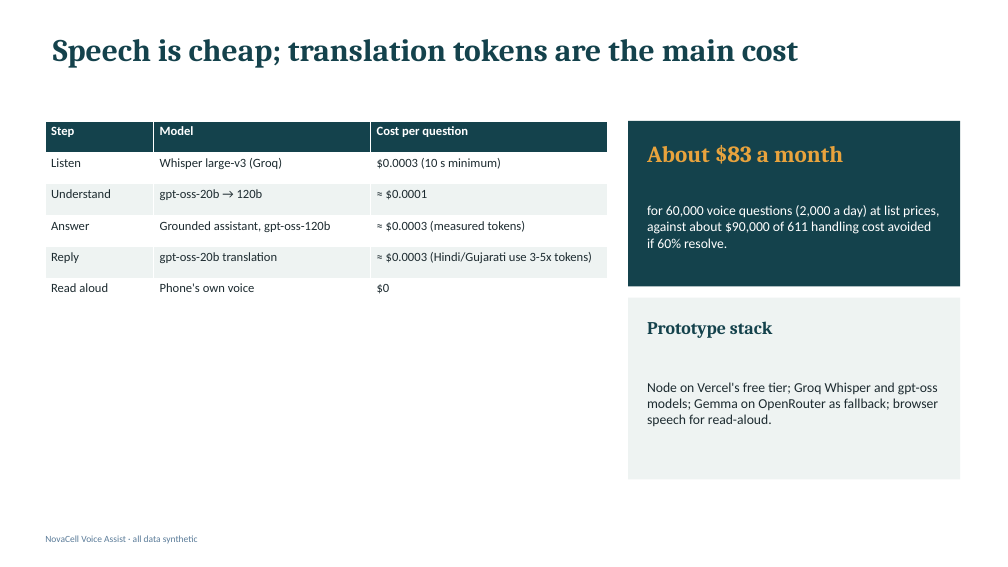
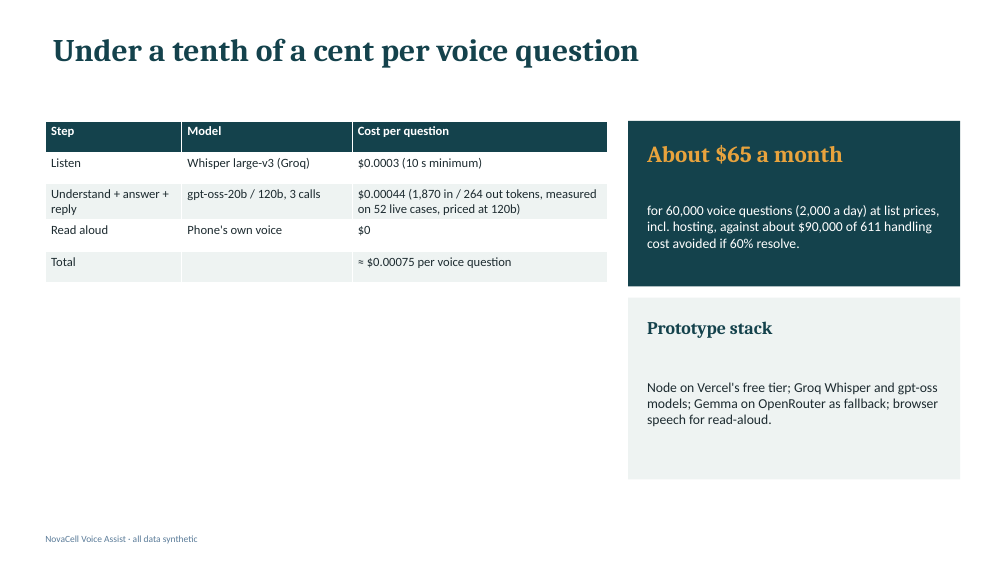
Before and after one commit to ashokburasiya93/novacell-voice-assist, a slide deck: slide 10 of deliverables/6. Presentation - NovaCell Voice Assist.pptx. Drawn at 1008x567 pixels with LibreOffice and Linux fonts; fonts in the diff are those of the drawing. Boxes give left, top, right and bottom in pixels: in the first picture for what was removed or moved away, otherwise in the second. Text is boxed around its words. In the diff, an @@ line names an element or a change of style, - is before the commit and + after.

```diff
--- a/deliverables/6. Presentation - NovaCell Voice Assist.pptx
+++ b/deliverables/6. Presentation - NovaCell Voice Assist.pptx
@@ title at [53, 38, 639, 68]: text changed @@
-Speech is cheap; translation tokens are the main cost
+Under a tenth of a cent per voice question
@@ table at [45, 121, 607, 278] @@
-row 3: Understand | gpt-oss-20b → 120b | ≈ $0.0001
-row 4: Answer | Grounded assistant, gpt-oss-120b | ≈ $0.0003 (measured tokens)
-row 5: Reply | gpt-oss-20b translation | ≈ $0.0003 (Hindi/Gujarati use 3-5x tokens)
+row 3: Understand + answer + reply | gpt-oss-20b / 120b, 3 calls | $0.00044 (1,870 in / 264 out tokens, measured on 52 live cases, priced at 120b)
+row 5: Total |  | ≈ $0.00075 per voice question
@@ text at [647, 145, 843, 164]: text changed @@
-About $83 a month
+About $65 a month
@@ text at [647, 205, 939, 248]: text changed @@
-for 60,000 voice questions (2,000 a day) at list prices, against about $90,000 of 611 handling cost avoided if 60% resolve.
+for 60,000 voice questions (2,000 a day) at list prices, incl. hosting, against about $90,000 of 611 handling cost avoided if 60% resolve.
```
Also in this commit, not shown: 1 other slide changed, 7 other files.
